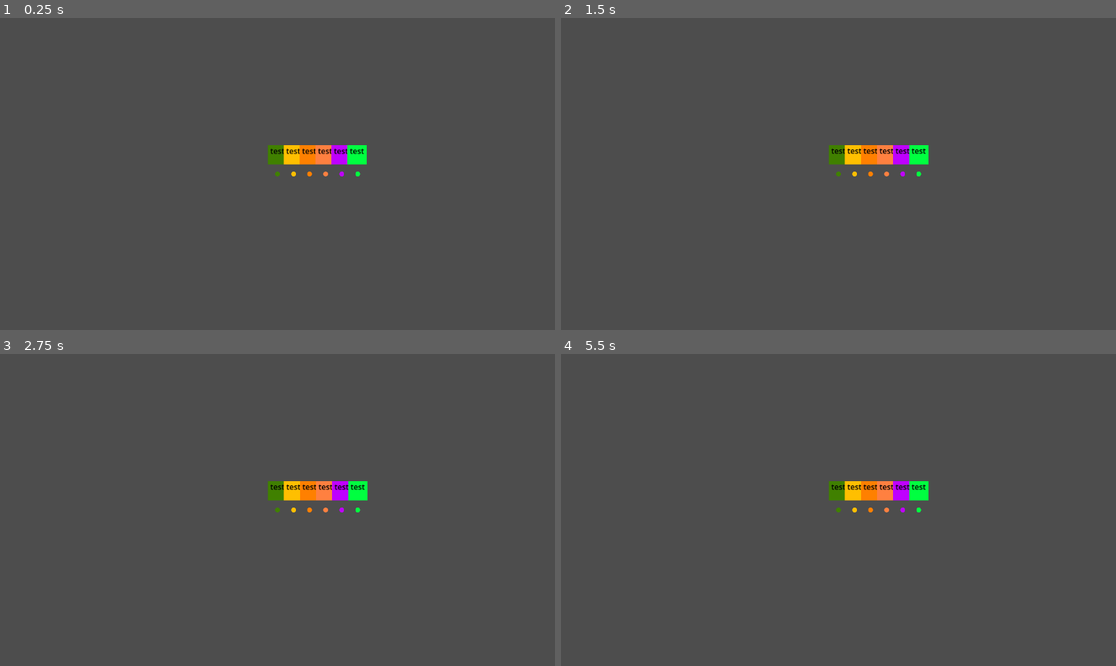
Above: before the commit, frames 1-4 (two rows, left to right).
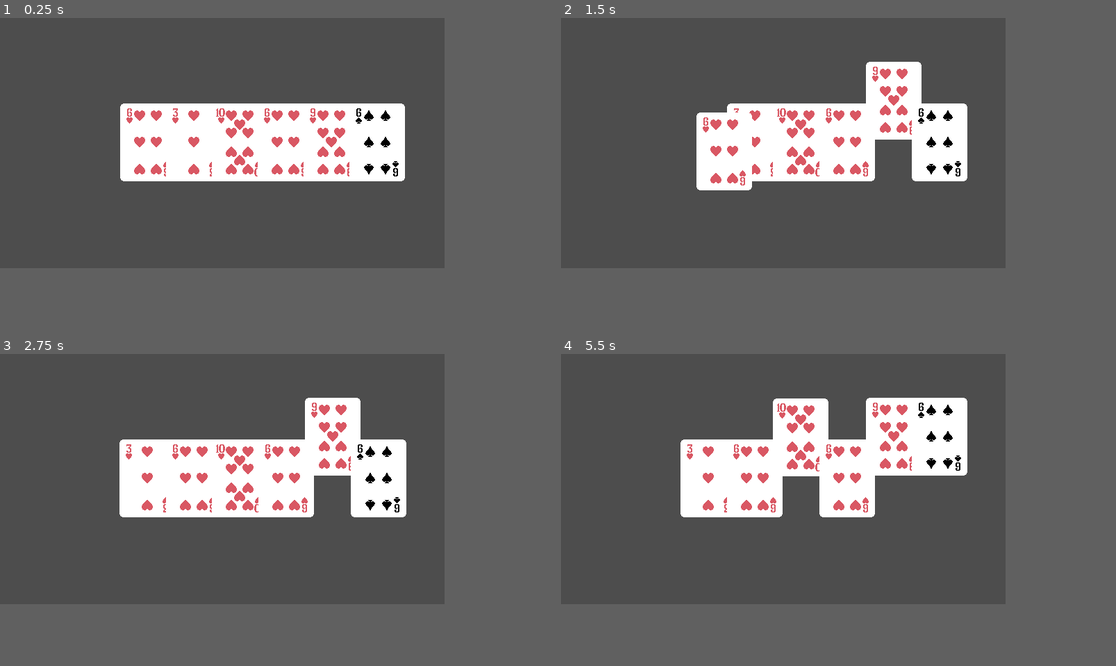
Above: after the commit, the same moments.

Repository: sinoftheta/secret_card_project
Game: Godot game, scene res://main/main.tscn
The game is run twice, just before and just after one commit, with the same random seed, the same clock (stepped at 60 frames per second) and the same inputs.
Inputs (mouse positions are in pixels of both pictures, inside the frame that each line leads up to):
- Up to frame 1 (0.25 s): no input
- Up to frame 2 (1.5 s): move the mouse to (960, 158) at 0.52 s; click (960, 158) at 0.67 s; drag from (727, 189) to (810, 236) at 1.27 s
- Up to frame 3 (2.75 s): move the mouse to (333, 441) at 2.02 s; click (333, 441) at 2.17 s
- Up to frame 4 (5.5 s): tap Enter at 2.75, 5 s; drag from (810, 572) to (672, 463) at 2.77 s; tap Space at 3.5 s; move the mouse to (1005, 556) at 3.52 s; click (1005, 556) at 3.67 s; drag from (672, 463) to (755, 432) at 4.27 s; move the mouse to (866, 510) at 5.02 s; click (866, 510) at 5.17 s
In our replay, the window is 799x449 before the commit and 640x360 after it. These sizes can differ from the game's own. Grey fills any space a smaller window leaves; there, only what the larger window draws over its background counts as a difference.

The runs differ from the first frame. In frame 1, 13% of the frame differs, in the area x 21-73%, y 27-53%; in frame 2, 13%; in frame 3, 14%; in frame 4, 14%, in the area x 21-74%, y 14-53%.

Commit message:
card textures implemented

Diff:
--- a/card/card.gd
+++ b/card/card.gd
@@ -3,21 +3,23 @@
 
 
 const SELECT_THRESHOLD:int = 10 ## this will go in options
-const HAND_WIDTH:float = 200
+const HAND_WIDTH:float = 400
 #region Game Logic
 var id:Constants.CardID:
 	set(value):
 		id = value
-		#%DebugLabel.text = Constants.CardId.keys()[value]
+		if is_node_ready():
+			(%Sprite as Sprite2D).texture = data.texture
+			(%Sprite as Sprite2D).frame_coords = data.texture_coord
 ## other card state goes here
 var disabled:bool
 var selected:bool
 
 func _ready() -> void:
 
-	var w:Array[float] = [1.0,0.75,0.5,0.25,0.0]
-	w.shuffle()
-	(%Interaction as ColorRect).color = Color(w[0],w[1],w[2])
+	#var w:Array[float] = [1.0,0.75,0.5,0.25,0.0]
+	#w.shuffle()
+	#(%Interaction as ColorRect).color = Color(w[0],w[1],w[2])
 
 	selected = false
 
@@ -33,7 +35,7 @@
 #endregion
 
 func _draw() -> void:
-	draw_circle(Vector2.ZERO, 5, (%Interaction as ColorRect).color)
+	draw_circle(Vector2(0, 56), 5, (%Interaction as ColorRect).color)
 func _process(delta: float) -> void:
 	position.x = float(get_index()) / float(get_parent().get_child_count()) * HAND_WIDTH
 
@@ -41,6 +43,7 @@
 	if dragged:
 		(%Render as Node2D).z_index = get_parent().get_child_count()
 		## lerp render to mouse
+		print( )
 		(%Render as Node2D).position = lerp(
 			(%Render as Node2D).position,
 			get_global_mouse_position() - drag_point + %Interaction.size * 0.5,
@@ -62,7 +65,7 @@
 		if selected:
 			selected_offset = Vector2(0,-60)
 		else:
-			selected_offset = Vector2(0,-40)
+			selected_offset = Vector2(0,0)
 		(%Render as Node2D).position = lerp(
 			(%Render as Node2D).position,
 			global_position + selected_offset,
@@ -96,3 +99,11 @@
 					if card.selected: total_selected += 1
 				if total_selected < 5:
 					selected = true
+
+
+func _on_tree_entered() -> void:
+	(%Sprite as Sprite2D).texture = data.texture
+	(%Sprite as Sprite2D).frame_coords = data.texture_coord
+
+	## hrmmm
+	(%Render as Node2D).scale = get_parent().scale
--- a/card/card.tscn
+++ b/card/card.tscn
@@ -9,15 +9,22 @@
 unique_name_in_owner = true
 top_level = true
 
+[node name="Sprite" type="Sprite2D" parent="Render"]
+unique_name_in_owner = true
+hframes = 13
+vframes = 4
+
 [node name="Interaction" type="ColorRect" parent="Render"]
 unique_name_in_owner = true
-offset_left = -20.0
-offset_top = -20.0
-offset_right = 20.0
-offset_bottom = 20.0
+offset_left = -40.0
+offset_top = -56.0
+offset_right = 40.0
+offset_bottom = 56.0
+color = Color(1, 1, 1, 0)
 
 [node name="DebugLabel" type="Label" parent="Render"]
 unique_name_in_owner = true
+visible = false
 offset_left = -20.0
 offset_top = -20.0
 offset_right = 20.0
@@ -26,4 +33,5 @@
 text = "test"
 horizontal_alignment = 1
 
+[connection signal="tree_entered" from="." to="." method="_on_tree_entered"]
 [connection signal="gui_input" from="Render/Interaction" to="." method="_on_interaction_gui_input"]
--- a/core/card_data.gd
+++ b/core/card_data.gd
@@ -6,8 +6,8 @@
 var values:Array[int]
 var description:String
 var shop_rarity:Constants.ShopRarity
-var image:Texture
-var image_coord:Vector2i
+var texture:Texture
+var texture_coord:Vector2i
 
 
 ## var discard_value:int
@@ -20,13 +20,13 @@
 	_values:Array[int],
 	_description:String,
 	_shop_rarity:Constants.ShopRarity,
-	_image:Texture,
-	_image_coord:Vector2i,
+	_texture:Texture,
+	_texture_coord:Vector2i,
 ) -> void:
 	title       = _title
 	suits       = _suits
 	values      = _values
 	description = _description
 	shop_rarity = _shop_rarity
-	image       = _image
-	image_coord = _image_coord
+	texture       = _texture
+	texture_coord = _texture_coord
--- a/core/constants.gd
+++ b/core/constants.gd
@@ -63,6 +63,7 @@
 	## special 8s
 	arachnid,
 	hateful_eight,
+	#quads
 
 	## special 9s
 	nine_lives,
@@ -96,66 +97,68 @@
 	one_step_back_two_steps_forward,
 	two_steps_forward_one_step_back,
 	dog, ## counts as a king or a 9, no effect, mostly for tutorial
+	## eight six, the initial D car, idk what the effect will be
 
 	fifty_two_card_pickup, ## on play: shuffle all cards in hand into deck, draw the same number of cards into your hand as you had, +1 action (negates the action of playing)
 	#twenty_six_keys, counts as a 2 and a six, idk what it does lol
 	## OH MY GOD YOU CAN USE ALL THE TEXAS HOLDEM HOLE CARD NAMES
 }
 
+var base_cards_tex:Texture2D = preload("res://texture/base_cards.png")
 var card_data:Dictionary[CardID, CardData] = {
-	CardID.c2:CardData.new("2 of Clubs",     [2],  [Suit.club], "", ShopRarity.unavailable, null, Vector2i(0,0)),
-	CardID.c3:CardData.new("3 of Clubs",     [3],  [Suit.club], "", ShopRarity.unavailable, null, Vector2i(1,0)),
-	CardID.c4:CardData.new("4 of Clubs",     [4],  [Suit.club], "", ShopRarity.unavailable, null, Vector2i(2,0)),
-	CardID.c5:CardData.new("5 of Clubs",     [5],  [Suit.club], "", ShopRarity.unavailable, null, Vector2i(3,0)),
-	CardID.c6:CardData.new("6 of Clubs",     [6],  [Suit.club], "", ShopRarity.unavailable, null, Vector2i(4,0)),
-	CardID.c7:CardData.new("7 of Clubs",     [7],  [Suit.club], "", ShopRarity.unavailable, null, Vector2i(5,0)),
-	CardID.c8:CardData.new("8 of Clubs",     [8],  [Suit.club], "", ShopRarity.unavailable, null, Vector2i(6,0)),
-	CardID.c9:CardData.new("9 of Clubs",     [9],  [Suit.club], "", ShopRarity.unavailable, null, Vector2i(7,0)),
-	CardID.ct:CardData.new("10 of Clubs",    [10], [Suit.club], "", ShopRarity.unavailable, null, Vector2i(8,0)),
-	CardID.cj:CardData.new("Jack of Clubs",  [11], [Suit.club], "", ShopRarity.unavailable, null, Vector2i(9,0)),
-	CardID.cq:CardData.new("Queen of Clubs", [12], [Suit.club], "", ShopRarity.unavailable, null, Vector2i(10,0)),
-	CardID.ck:CardData.new("King of Clubs",  [13], [Suit.club], "", ShopRarity.unavailable, null, Vector2i(11,0)),
-	CardID.ca:CardData.new("Ace of Clubs",   [14], [Suit.club], "", ShopRarity.unavailable, null, Vector2i(12,0)),
+	CardID.c2:CardData.new("2 of Clubs",     [2],  [Suit.club], "", ShopRarity.unavailable, base_cards_tex, Vector2i(0,0)),
+	CardID.c3:CardData.new("3 of Clubs",     [3],  [Suit.club], "", ShopRarity.unavailable, base_cards_tex, Vector2i(1,0)),
+	CardID.c4:CardData.new("4 of Clubs",     [4],  [Suit.club], "", ShopRarity.unavailable, base_cards_tex, Vector2i(2,0)),
+	CardID.c5:CardData.new("5 of Clubs",     [5],  [Suit.club], "", ShopRarity.unavailable, base_cards_tex, Vector2i(3,0)),
+	CardID.c6:CardData.new("6 of Clubs",     [6],  [Suit.club], "", ShopRarity.unavailable, base_cards_tex, Vector2i(4,0)),
+	CardID.c7:CardData.new("7 of Clubs",     [7],  [Suit.club], "", ShopRarity.unavailable, base_cards_tex, Vector2i(5,0)),
+	CardID.c8:CardData.new("8 of Clubs",     [8],  [Suit.club], "", ShopRarity.unavailable, base_cards_tex, Vector2i(6,0)),
+	CardID.c9:CardData.new("9 of Clubs",     [9],  [Suit.club], "", ShopRarity.unavailable, base_cards_tex, Vector2i(7,0)),
+	CardID.ct:CardData.new("10 of Clubs",    [10], [Suit.club], "", ShopRarity.unavailable, base_cards_tex, Vector2i(8,0)),
+	CardID.cj:CardData.new("Jack of Clubs",  [11], [Suit.club], "", ShopRarity.unavailable, base_cards_tex, Vector2i(9,0)),
+	CardID.cq:CardData.new("Queen of Clubs", [12], [Suit.club], "", ShopRarity.unavailable, base_cards_tex, Vector2i(10,0)),
+	CardID.ck:CardData.new("King of Clubs",  [13], [Suit.club], "", ShopRarity.unavailable, base_cards_tex, Vector2i(11,0)),
+	CardID.ca:CardData.new("Ace of Clubs",   [14], [Suit.club], "", ShopRarity.unavailable, base_cards_tex, Vector2i(12,0)),
 
-	CardID.h2:CardData.new("2 of Hearts",     [2],  [Suit.heart], "", ShopRarity.unavailable, null, Vector2i(0,1)),
-	CardID.h3:CardData.new("3 of Hearts",     [3],  [Suit.heart], "", ShopRarity.unavailable, null, Vector2i(1,1)),
-	CardID.h4:CardData.new("4 of Hearts",     [4],  [Suit.heart], "", ShopRarity.unavailable, null, Vector2i(2,1)),
-	CardID.h5:CardData.new("5 of Hearts",     [5],  [Suit.heart], "", ShopRarity.unavailable, null, Vector2i(3,1)),
-	CardID.h6:CardData.new("6 of Hearts",     [6],  [Suit.heart], "", ShopRarity.unavailable, null, Vector2i(4,1)),
-	CardID.h7:CardData.new("7 of Hearts",     [7],  [Suit.heart], "", ShopRarity.unavailable, null, Vector2i(5,1)),
-	CardID.h8:CardData.new("8 of Hearts",     [8],  [Suit.heart], "", ShopRarity.unavailable, null, Vector2i(6,1)),
-	CardID.h9:CardData.new("9 of Hearts",     [9],  [Suit.heart], "", ShopRarity.unavailable, null, Vector2i(7,1)),
-	CardID.ht:CardData.new("10 of Hearts",    [10], [Suit.heart], "", ShopRarity.unavailable, null, Vector2i(8,1)),
-	CardID.hj:CardData.new("Jack of Hearts",  [11], [Suit.heart], "", ShopRarity.unavailable, null, Vector2i(9,1)),
-	CardID.hq:CardData.new("Queen of Hearts", [12], [Suit.heart], "", ShopRarity.unavailable, null, Vector2i(10,1)),
-	CardID.hk:CardData.new("King of Hearts",  [13], [Suit.heart], "", ShopRarity.unavailable, null, Vector2i(11,1)),
-	CardID.ha:CardData.new("Ace of Hearts",   [14], [Suit.heart], "", ShopRarity.unavailable, null, Vector2i(12,1)),
+	CardID.h2:CardData.new("2 of Hearts",     [2],  [Suit.heart], "", ShopRarity.unavailable, base_cards_tex, Vector2i(0,1)),
+	CardID.h3:CardData.new("3 of Hearts",     [3],  [Suit.heart], "", ShopRarity.unavailable, base_cards_tex, Vector2i(1,1)),
+	CardID.h4:CardData.new("4 of Hearts",     [4],  [Suit.heart], "", ShopRarity.unavailable, base_cards_tex, Vector2i(2,1)),
+	CardID.h5:CardData.new("5 of Hearts",     [5],  [Suit.heart], "", ShopRarity.unavailable, base_cards_tex, Vector2i(3,1)),
+	CardID.h6:CardData.new("6 of Hearts",     [6],  [Suit.heart], "", ShopRarity.unavailable, base_cards_tex, Vector2i(4,1)),
+	CardID.h7:CardData.new("7 of Hearts",     [7],  [Suit.heart], "", ShopRarity.unavailable, base_cards_tex, Vector2i(5,1)),
+	CardID.h8:CardData.new("8 of Hearts",     [8],  [Suit.heart], "", ShopRarity.unavailable, base_cards_tex, Vector2i(6,1)),
+	CardID.h9:CardData.new("9 of Hearts",     [9],  [Suit.heart], "", ShopRarity.unavailable, base_cards_tex, Vector2i(7,1)),
+	CardID.ht:CardData.new("10 of Hearts",    [10], [Suit.heart], "", ShopRarity.unavailable, base_cards_tex, Vector2i(8,1)),
+	CardID.hj:CardData.new("Jack of Hearts",  [11], [Suit.heart], "", ShopRarity.unavailable, base_cards_tex, Vector2i(9,1)),
+	CardID.hq:CardData.new("Queen of Hearts", [12], [Suit.heart], "", ShopRarity.unavailable, base_cards_tex, Vector2i(10,1)),
+	CardID.hk:CardData.new("King of Hearts",  [13], [Suit.heart], "", ShopRarity.unavailable, base_cards_tex, Vector2i(11,1)),
+	CardID.ha:CardData.new("Ace of Hearts",   [14], [Suit.heart], "", ShopRarity.unavailable, base_cards_tex, Vector2i(12,1)),
 
-	CardID.s2:CardData.new("2 of Spades",     [2],  [Suit.spade], "", ShopRarity.unavailable, null, Vector2i(0,2)),
-	CardID.s3:CardData.new("3 of Spades",     [3],  [Suit.spade], "", ShopRarity.unavailable, null, Vector2i(1,2)),
-	CardID.s4:CardData.new("4 of Spades",     [4],  [Suit.spade], "", ShopRarity.unavailable, null, Vector2i(2,2)),
-	CardID.s5:CardData.new("5 of Spades",     [5],  [Suit.spade], "", ShopRarity.unavailable, null, Vector2i(3,2)),
-	CardID.s6:CardData.new("6 of Spades",     [6],  [Suit.spade], "", ShopRarity.unavailable, null, Vector2i(4,2)),
-	CardID.s7:CardData.new("7 of Spades",     [7],  [Suit.spade], "", ShopRarity.unavailable, null, Vector2i(5,2)),
-	CardID.s8:CardData.new("8 of Spades",     [8],  [Suit.spade], "", ShopRarity.unavailable, null, Vector2i(6,2)),
-	CardID.s9:CardData.new("9 of Spades",     [9],  [Suit.spade], "", ShopRarity.unavailable, null, Vector2i(7,2)),
-	CardID.st:CardData.new("10 of Spades",    [10], [Suit.spade], "", ShopRarity.unavailable, null, Vector2i(8,2)),
-	CardID.sj:CardData.new("Jack of Spades",  [11], [Suit.spade], "", ShopRarity.unavailable, null, Vector2i(9,2)),
-	CardID.sq:CardData.new("Queen of Spades", [12], [Suit.spade], "", ShopRarity.unavailable, null, Vector2i(10,2)),
-	CardID.sk:CardData.new("King of Spades",  [13], [Suit.spade], "", ShopRarity.unavailable, null, Vector2i(11,2)),
-	CardID.sa:CardData.new("Ace of Spades",   [14], [Suit.spade], "", ShopRarity.unavailable, null, Vector2i(12,2)),
+	CardID.s2:CardData.new("2 of Spades",     [2],  [Suit.spade], "", ShopRarity.unavailable, base_cards_tex, Vector2i(0,2)),
+	CardID.s3:CardData.new("3 of Spades",     [3],  [Suit.spade], "", ShopRarity.unavailable, base_cards_tex, Vector2i(1,2)),
+	CardID.s4:CardData.new("4 of Spades",     [4],  [Suit.spade], "", ShopRarity.unavailable, base_cards_tex, Vector2i(2,2)),
+	CardID.s5:CardData.new("5 of Spades",     [5],  [Suit.spade], "", ShopRarity.unavailable, base_cards_tex, Vector2i(3,2)),
+	CardID.s6:CardData.new("6 of Spades",     [6],  [Suit.spade], "", ShopRarity.unavailable, base_cards_tex, Vector2i(4,2)),
+	CardID.s7:CardData.new("7 of Spades",     [7],  [Suit.spade], "", ShopRarity.unavailable, base_cards_tex, Vector2i(5,2)),
+	CardID.s8:CardData.new("8 of Spades",     [8],  [Suit.spade], "", ShopRarity.unavailable, base_cards_tex, Vector2i(6,2)),
+	CardID.s9:CardData.new("9 of Spades",     [9],  [Suit.spade], "", ShopRarity.unavailable, base_cards_tex, Vector2i(7,2)),
+	CardID.st:CardData.new("10 of Spades",    [10], [Suit.spade], "", ShopRarity.unavailable, base_cards_tex, Vector2i(8,2)),
+	CardID.sj:CardData.new("Jack of Spades",  [11], [Suit.spade], "", ShopRarity.unavailable, base_cards_tex, Vector2i(9,2)),
+	CardID.sq:CardData.new("Queen of Spades", [12], [Suit.spade], "", ShopRarity.unavailable, base_cards_tex, Vector2i(10,2)),
+	CardID.sk:CardData.new("King of Spades",  [13], [Suit.spade], "", ShopRarity.unavailable, base_cards_tex, Vector2i(11,2)),
+	CardID.sa:CardData.new("Ace of Spades",   [14], [Suit.spade], "", ShopRarity.unavailable, base_cards_tex, Vector2i(12,2)),
 
-	CardID.d2:CardData.new("2 of Diamonds",     [2],  [Suit.diamond], "", ShopRarity.unavailable, null, Vector2i(0,3)),
-	CardID.d3:CardData.new("3 of Diamonds",     [3],  [Suit.diamond], "", ShopRarity.unavailable, null, Vector2i(1,3)),
-	CardID.d4:CardData.new("4 of Diamonds",     [4],  [Suit.diamond], "", ShopRarity.unavailable, null, Vector2i(2,3)),
-	CardID.d5:CardData.new("5 of Diamonds",     [5],  [Suit.diamond], "", ShopRarity.unavailable, null, Vector2i(3,3)),
-	CardID.d6:CardData.new("6 of Diamonds",     [6],  [Suit.diamond], "", ShopRarity.unavailable, null, Vector2i(4,3)),
-	CardID.d7:CardData.new("7 of Diamonds",     [7],  [Suit.diamond], "", ShopRarity.unavailable, null, Vector2i(5,3)),
-	CardID.d8:CardData.new("8 of Diamonds",     [8],  [Suit.diamond], "", ShopRarity.unavailable, null, Vector2i(6,3)),
-	CardID.d9:CardData.new("9 of Diamonds",     [9],  [Suit.diamond], "", ShopRarity.unavailable, null, Vector2i(7,3)),
-	CardID.dt:CardData.new("10 of Diamonds",    [10], [Suit.diamond], "", ShopRarity.unavailable, null, Vector2i(8,3)),
-	CardID.dj:CardData.new("Jack of Diamonds",  [11], [Suit.diamond], "", ShopRarity.unavailable, null, Vector2i(9,3)),
-	CardID.dq:CardData.new("Queen of Diamonds", [12], [Suit.diamond], "", ShopRarity.unavailable, null, Vector2i(10,3)),
-	CardID.dk:CardData.new("King of Diamonds",  [13], [Suit.diamond], "", ShopRarity.unavailable, null, Vector2i(11,3)),
-	CardID.da:CardData.new("Ace of Diamonds",   [14], [Suit.diamond], "", ShopRarity.unavailable, null, Vector2i(12,3)),
+	CardID.d2:CardData.new("2 of Diamonds",     [2],  [Suit.diamond], "", ShopRarity.unavailable, base_cards_tex, Vector2i(0,3)),
+	CardID.d3:CardData.new("3 of Diamonds",     [3],  [Suit.diamond], "", ShopRarity.unavailable, base_cards_tex, Vector2i(1,3)),
+	CardID.d4:CardData.new("4 of Diamonds",     [4],  [Suit.diamond], "", ShopRarity.unavailable, base_cards_tex, Vector2i(2,3)),
+	CardID.d5:CardData.new("5 of Diamonds",     [5],  [Suit.diamond], "", ShopRarity.unavailable, base_cards_tex, Vector2i(3,3)),
+	CardID.d6:CardData.new("6 of Diamonds",     [6],  [Suit.diamond], "", ShopRarity.unavailable, base_cards_tex, Vector2i(4,3)),
+	CardID.d7:CardData.new("7 of Diamonds",     [7],  [Suit.diamond], "", ShopRarity.unavailable, base_cards_tex, Vector2i(5,3)),
+	CardID.d8:CardData.new("8 of Diamonds",     [8],  [Suit.diamond], "", ShopRarity.unavailable, base_cards_tex, Vector2i(6,3)),
+	CardID.d9:CardData.new("9 of Diamonds",     [9],  [Suit.diamond], "", ShopRarity.unavailable, base_cards_tex, Vector2i(7,3)),
+	CardID.dt:CardData.new("10 of Diamonds",    [10], [Suit.diamond], "", ShopRarity.unavailable, base_cards_tex, Vector2i(8,3)),
+	CardID.dj:CardData.new("Jack of Diamonds",  [11], [Suit.diamond], "", ShopRarity.unavailable, base_cards_tex, Vector2i(9,3)),
+	CardID.dq:CardData.new("Queen of Diamonds", [12], [Suit.diamond], "", ShopRarity.unavailable, base_cards_tex, Vector2i(10,3)),
+	CardID.dk:CardData.new("King of Diamonds",  [13], [Suit.diamond], "", ShopRarity.unavailable, base_cards_tex, Vector2i(11,3)),
+	CardID.da:CardData.new("Ace of Diamonds",   [14], [Suit.diamond], "", ShopRarity.unavailable, base_cards_tex, Vector2i(12,3)),
 }
--- a/main/main.gd
+++ b/main/main.gd
@@ -3,3 +3,6 @@
 
 func _ready() -> void:
 	GameLogic.setup_game()
+
+	for card:Card in %Hand.get_children():
+		card.id = randi_range(0,51)
--- a/main/main.tscn
+++ b/main/main.tscn
@@ -5,8 +5,12 @@
 
 [node name="Main" type="Node2D"]
 script = ExtResource("1_53q0u")
+metadata/_edit_lock_ = true
 
 [node name="Hand" type="Node2D" parent="."]
+unique_name_in_owner = true
+position = Vector2(-108, -1)
+metadata/_edit_group_ = true
 
 [node name="Card" parent="Hand" instance=ExtResource("2_pjrb6")]
 
@@ -21,3 +25,4 @@
 [node name="Card6" parent="Hand" instance=ExtResource("2_pjrb6")]
 
 [node name="Camera2D" type="Camera2D" parent="."]
+metadata/_edit_lock_ = true
--- a/project.godot
+++ b/project.godot
@@ -22,7 +22,17 @@
 Util="*res://core/util.gd"
 SignalBus="*res://core/signal_bus.gd"
 
+[display]
+
+window/size/viewport_width=640
+window/size/viewport_height=360
+window/size/always_on_top=true
+window/size/sharp_corners=true
+window/stretch/mode="canvas_items"
+window/stretch/aspect="keep_height"
+
 [rendering]
 
+textures/canvas_textures/default_texture_filter=0
 renderer/rendering_method="gl_compatibility"
 renderer/rendering_method.mobile="gl_compatibility"
Binary file added: texture/base_cards.png
Not shown, added: texture/base_cards.png.import
